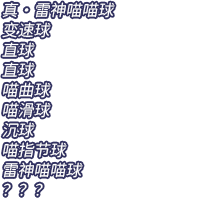
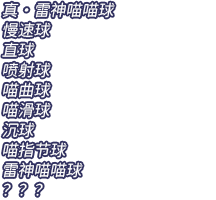
Layer changes from the first (216, 200) image to the second:
renamed "真·雷神喵喵球 变速球 直球 直球 喵曲球 喵滑球 沉球 喵指节球 雷神喵喵球 ？？？" to "真·雷神喵喵球 慢速球 直球 喷射球 喵曲球 喵滑球 沉球 喵指节球 雷神喵喵球 ？？？", painted on it over [2, 20, 53, 80]
